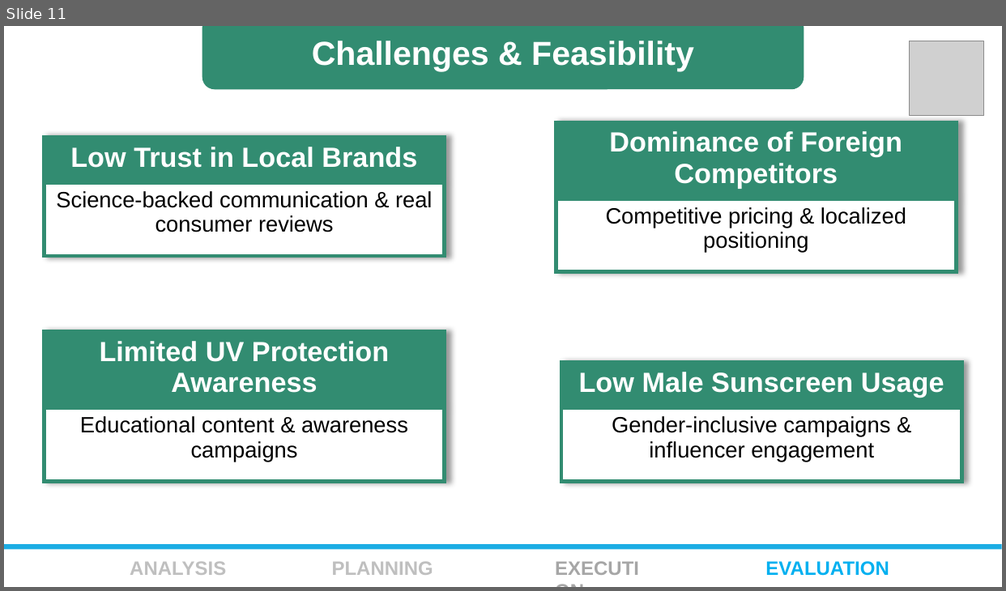
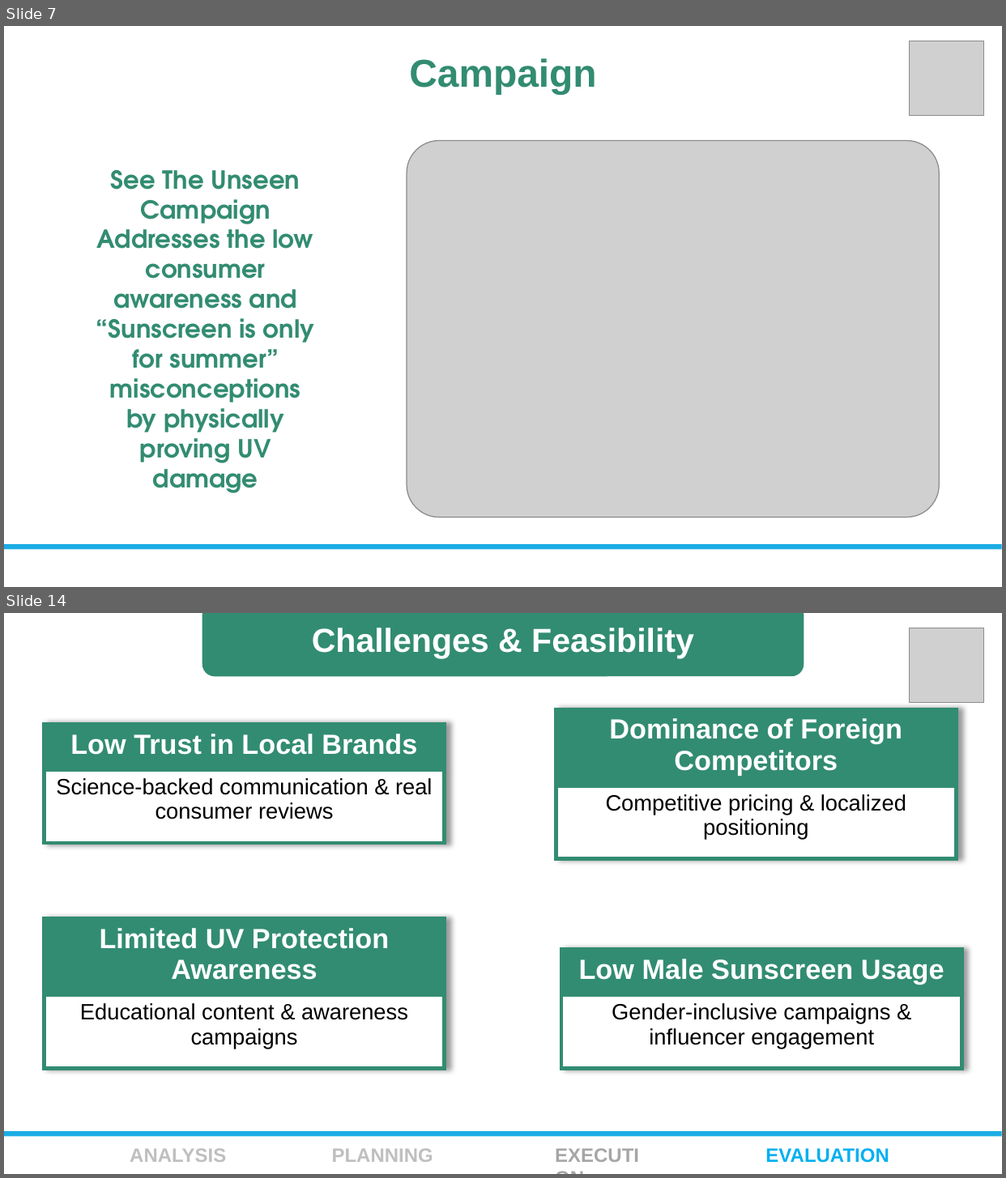
Before and after one commit to shohan12727/Business-Case, a slide deck: SkinCafeSunFunday/Skin-Cafe-Solution.pptx. Shown one above the other, each under a label of ours: slide 11 before the commit, slides 7 and 14 after it; the slides between them are not shown. The pictures are 1006x591 and 1006x1178 pixels, drawn with LibreOffice and Linux fonts; fonts in the diff are those of the drawing; grey boxes stand for pictures; background and template pictures are left out. Boxes give left, top, right and bottom in pixels: in the first picture for what was removed or moved away, otherwise in the second. Text is boxed around its words. In the diff, an @@ line names an element or a change of style, - is before the commit and + after.

```diff
--- a/SkinCafeSunFunday/Skin-Cafe-Solution.pptx
+++ b/SkinCafeSunFunday/Skin-Cafe-Solution.pptx
@@ slide 7 added at (4,26,1002,587), background picture (left out); not listed: 1 template element that a slide beside it also shows @@
@@ picture added at (909,41,983,116) @@
@@ text added at (409,58,596,94), 28 pt, text #328B71, bold @@
+Campaign
@@ rounded rectangle added at (73,141,339,518), fill #FFFFFF at 58% opacity @@
@@ picture added at (407,141,939,518) @@
@@ text added at (96,170,314,493), 18 pt, text #328B71, bold @@
+See The Unseen Campaign Addresses the low consumer awareness and “Sunscreen is only for summer” misconceptions by physically proving UV damage
@@ what was slide 11 is now slide 14 @@
```
Also in this commit, not shown: 4 slides changed, 4 other slides added, 2 slides removed, 4 other files.
